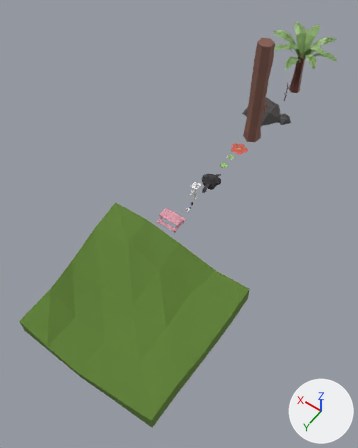
One commit to the FBX model Assets/Environment Assets/Capstone Master File.fbx: the scene before it, then after it.
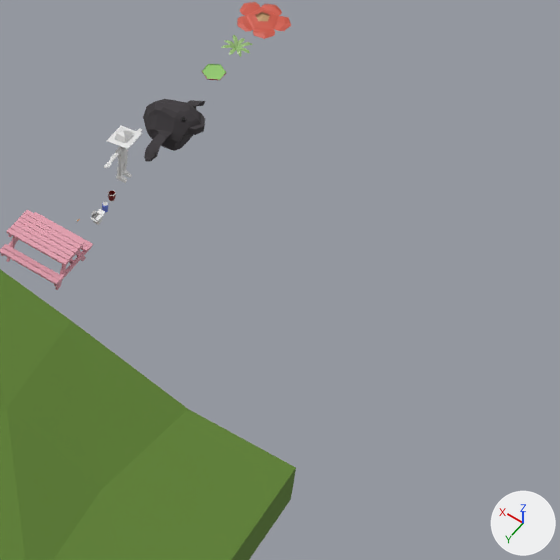
Each version is shown whole from a 50 mm lens placed at (-23.1, 36.0, 49.1), pointed at (-1.9, 6.3, 2.4), then close up on the part from 44% to 93% of the width and 32% to 71% of the height. The lights are fixed; the arrows at lower right show +X, +Y and +Z. Where no turn or scale is listed for an object, it has been applied to the vertices.

In view in the first close-up: 'Cube', 'Dugong', 'Rafflesia', 'Table'.
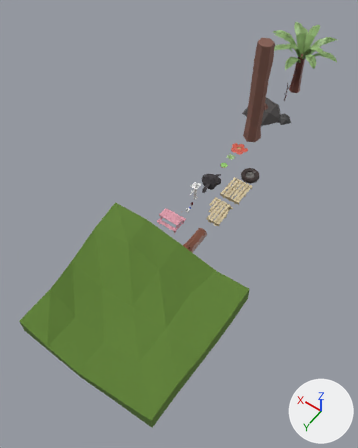
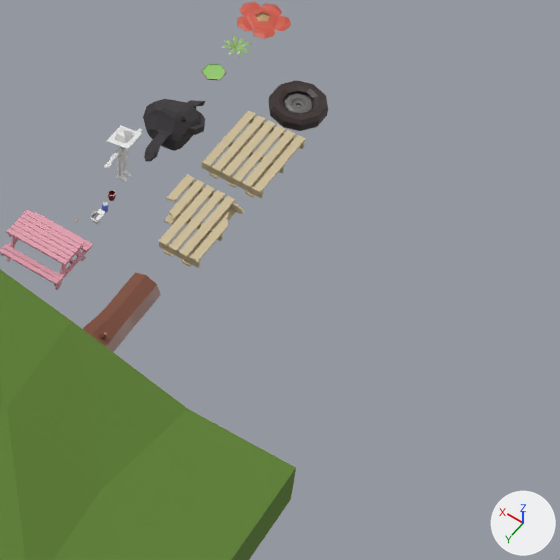
Commit message: Master File Update Milestone 2 WIP
Added large trash assets

Pixel boxes [x1, y1, x2, y2] of what changed, in the close-ups (560 x 560 px):
'Palette', added (beige)
    after: [202, 110, 306, 199]
'Palette Broken', added (beige)
    after: [158, 174, 244, 268]
'Log', added (brown)
    after: [83, 272, 161, 352]
    faces in mat_wood_brown (brown #814f3c): [83, 272, 161, 352]
'Circle', added
    after: [269, 80, 328, 131]
    faces in mat_material_005 (black #3e3432): [269, 80, 328, 131]
    faces in mat_material_006 (dark grey #6d6b68): [285, 94, 312, 114]

The change, as a diff of the scene's bpy script:
```diff
--- a/Assets/Environment Assets/Capstone Master File.fbx.py
+++ b/Assets/Environment Assets/Capstone Master File.fbx.py
@@ mat_wood_light_yellow @@
+mat_wood_light_yellow = principled_material('Wood Light Yellow')
+mat_wood_light_yellow.base_color = (0.635, 0.527, 0.327)  # beige #d1c09b
+mat_wood_light_yellow.roughness = 0.4
@@ mat_material_005 @@
+mat_material_005 = principled_material('Material.005')
+mat_material_005.base_color = (0.0486, 0.0338, 0.0321)  # black #3e3432
+mat_material_005.roughness = 0.4
@@ mat_material_006 @@
+mat_material_006 = principled_material('Material.006')
+mat_material_006.base_color = (0.152, 0.146, 0.139)  # dark grey #6d6b68
+mat_material_006.roughness = 0.4
@@ mat_wood_light_brown @@
+mat_wood_light_brown = principled_material('Wood Light Brown')
+mat_wood_light_brown.base_color = (0.606, 0.296, 0.223)  # brown #cc9482
+mat_wood_light_brown.roughness = 0.4
@@ mat_wood_brown @@
+mat_wood_brown = principled_material('Wood Brown')
+mat_wood_brown.base_color = (0.219, 0.0777, 0.0456)  # brown #814f3c
+mat_wood_brown.roughness = 0.4
@@ me_cube_008 @@
+me_cube_008.from_pydata(...)  # 96 vertices, 72 faces; spans x -1.52..1.35, y -1.79..1.79, z -0.49..0.04
+me_cube_008.materials.append(mat_wood_light_yellow)  # beige #d1c09b
@@ me_circle_002 @@
+me_circle_002.from_pydata(...)  # 260 vertices, 260 faces; spans x -1.2..1.2, y -1.26..1.26, z -0.08..0.61
+# faces by material slot: [110, 150]
+me_circle_002.materials.append(mat_material_005)  # black #3e3432
+me_circle_002.materials.append(mat_material_006)  # dark grey #6d6b68
@@ me_cube_004 @@
+me_cube_004.from_pydata(...)  # 144 vertices, 120 faces; spans x -1.52..1.35, y -1.79..1.79, z -0.49..0.04
+me_cube_004.materials.append(mat_wood_light_yellow)  # beige #d1c09b
@@ me_cylinder_005 @@
+me_cylinder_005.from_pydata(...)  # 172 vertices, 170 faces; spans x -0.79..0.79, y -1.77..2.05, z -0.75..1.06
+# faces by material slot: [116, 54]
+me_cylinder_005.materials.append(mat_wood_brown)  # brown #814f3c
+me_cylinder_005.materials.append(mat_wood_light_brown)  # brown #cc9482
@@ ob_palette @@
+ob_palette = bpy.data.objects.new('Palette', me_cube_008)
+ob_palette.location = (-3.72, -3.97, 0.43)
@@ ob_circle @@
+ob_circle = bpy.data.objects.new('Circle', me_circle_002)
+ob_circle.location = (-3.93, -7.34, 0.05)
@@ ob_palette_broken @@
+ob_palette_broken = bpy.data.objects.new('Palette Broken', me_cube_004)
+ob_palette_broken.location = (-3.57, 0.48, 0.41)
@@ ob_log @@
+ob_log = bpy.data.objects.new('Log', me_cylinder_005)
+ob_log.location = (-3.93, 5.94, 0.09)
```
